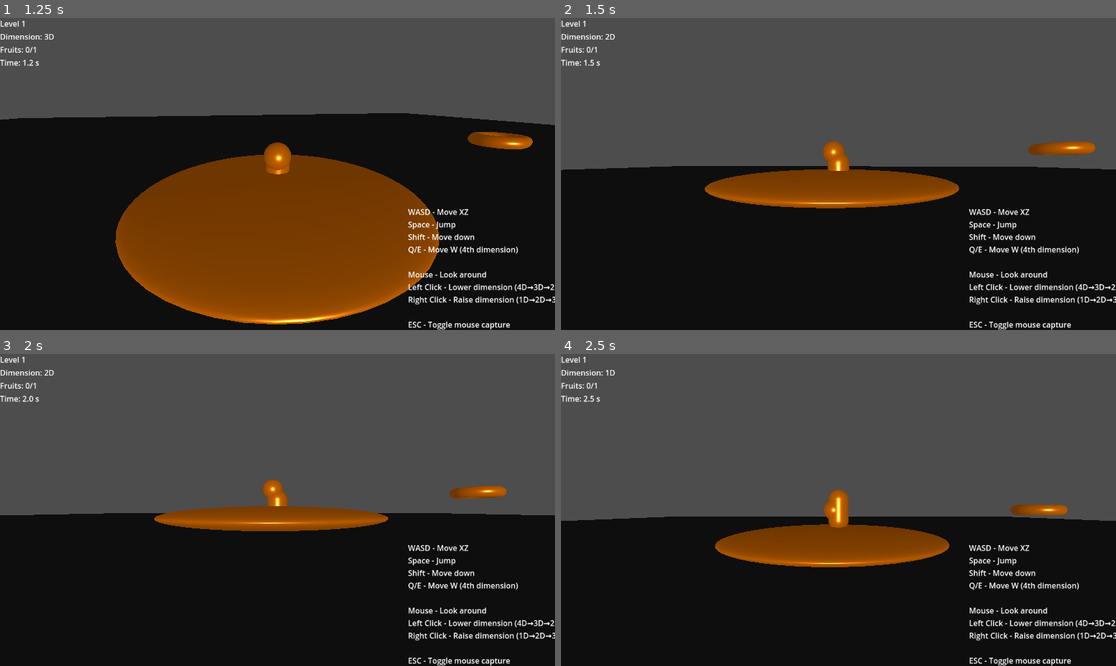
Above: before the commit, frames 1-4 (two rows, left to right).
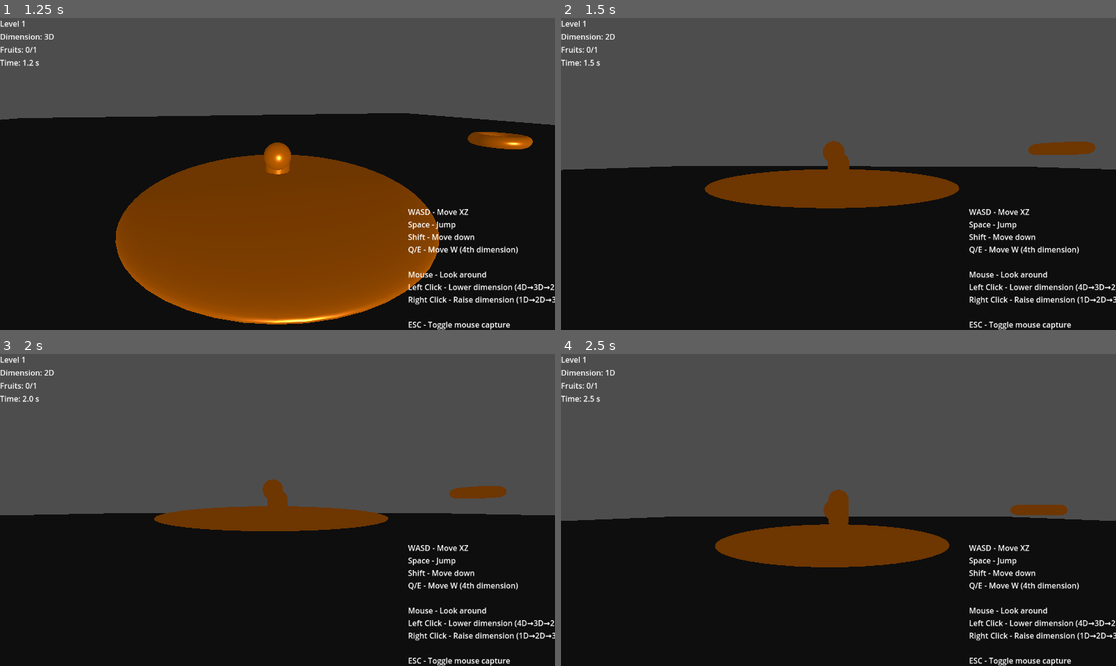
Above: after the commit, the same moments.

Repository: Iroguin/Hyperulottoukkavuus
Game: Godot game, scene res://scenes/main.tscn
Two runs of this game, one before a commit and one after it. Both use one fixed random seed, a clock stepped at 60 frames per second and the inputs below.
Inputs (mouse positions are in pixels of both pictures, inside the frame that each line leads up to):
- Up to frame 1 (1.25 s): tap Enter (ui_accept) at 0.5, 0.77 s; move the mouse to (305, 174) at 0.52 s; hold Up from 0.53 s (still down); hold W (forw_3d) from 0.53 s (still down); click (305, 174) at 0.67 s
- Up to frame 2 (1.5 s): keep holding Up; move the mouse to (810, 174) at 1.27 s; release W (forw_3d) at 1.28 s; tap Q at 1.35 s; click (810, 174) at 1.42 s
- Up to frame 3 (2 s): keep holding Up; tap Enter (ui_accept) at 1.52 s
- Up to frame 4 (2.5 s): keep holding Up; move the mouse to (849, 503) at 2.02 s; hold E from 2.03 s (still down); click (849, 503) at 2.17 s

Frame 1 is identical in both runs. In frame 2, 2.5% of the frame differs, in the area x 25-97%, y 39-62%; in frame 3, 2.1%; in frame 4, 2.2%.

Commit message:
valosäätö

Diff:
--- /dev/null
+++ b/scenes/light.gd
@@ -0,0 +1,8 @@
+extends DirectionalLight3D
+
+
+func _on_player_4d_light(light) -> void:
+	if light:
+		self.light_color = Color.WHITE
+	else:
+		self.light_color = Color.BLACK
--- a/scenes/main.tscn
+++ b/scenes/main.tscn
@@ -1,6 +1,7 @@
-[gd_scene load_steps=11 format=3 uid="uid://c0hmknqdflv5u"]
+[gd_scene load_steps=12 format=3 uid="uid://c0hmknqdflv5u"]
 
 [ext_resource type="Script" uid="uid://ou2lhy6du72m" path="res://scripts/4d/dimension_manager_4d.gd" id="1_0wfyh"]
+[ext_resource type="Script" uid="uid://dfjb432mi4mum" path="res://scenes/light.gd" id="1_choun"]
 [ext_resource type="PackedScene" uid="uid://dqcrq7br8jfhl" path="res://scenes/object_4d.tscn" id="2_0wfyh"]
 [ext_resource type="PackedScene" uid="uid://cp6vuyvhc8q7" path="res://scenes/Player_4d.tscn" id="3_jyhfs"]
 [ext_resource type="Script" uid="uid://caut3exbhkfrr" path="res://scripts/tester.gd" id="3_sugp2"]
@@ -18,6 +19,7 @@
 environment = SubResource("Environment_jyhfs")
 
 [node name="DirectionalLight3D" type="DirectionalLight3D" parent="."]
+script = ExtResource("1_choun")
 
 [node name="DimensionManager" type="Node" parent="."]
 script = ExtResource("1_0wfyh")
@@ -71,3 +73,4 @@
 [node name="LevelUI" parent="." instance=ExtResource("8_tipki")]
 
 [connection signal="dimension_switch" from="objects/Player_4d" to="LevelManager" method="_on_player_4d_dimension_switch"]
+[connection signal="light" from="objects/Player_4d" to="DirectionalLight3D" method="_on_player_4d_light"]
--- a/scripts/player.gd
+++ b/scripts/player.gd
@@ -2,7 +2,7 @@
 extends Object4D
 class_name Player4D
 signal dimension_switch
-
+signal light
 @export var move_speed := 10.0
 @export var drag := 0.95  # Friction/air resistance
 @export var gravity := 20.0  # Gravity acceleration (downward Y)
@@ -105,12 +105,16 @@
 				emit_signal("dimension_switch")
 			var new_dim = max(1, dim_manager.current_dimension - 1)
 			dim_manager.set_dimension(new_dim)
+			if new_dim == 2:
+				emit_signal("light", false)
 		elif event.button_index == MOUSE_BUTTON_RIGHT:
 			# Increase dimension (1D -> 2D -> 3D -> 4D)
 			if dim_manager.current_dimension != 4:
 				emit_signal("dimension_switch")
 			var new_dim = min(4, dim_manager.current_dimension + 1)
 			dim_manager.set_dimension(new_dim)
+			if new_dim == 3:
+				emit_signal("light", true)
 
 	# Optional: Reset position with R key
 	if event.is_action_pressed("ui_text_backspace"):  # R key
Not shown, added: scenes/light.gd.uid
